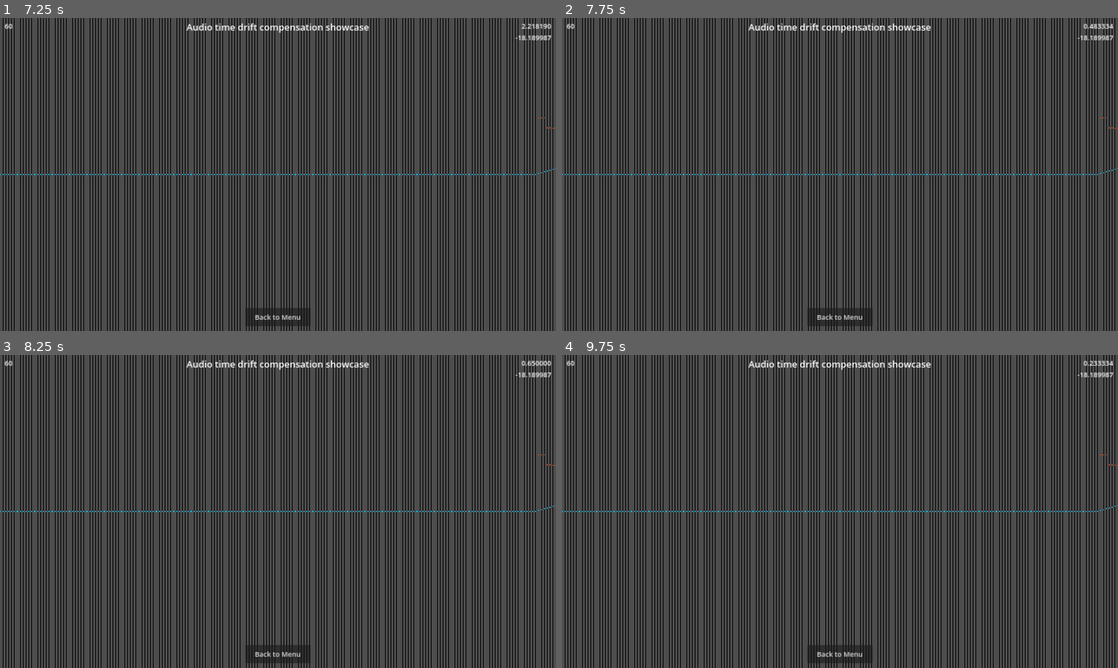
Above: before the commit, frames 1-4 (two rows, left to right).
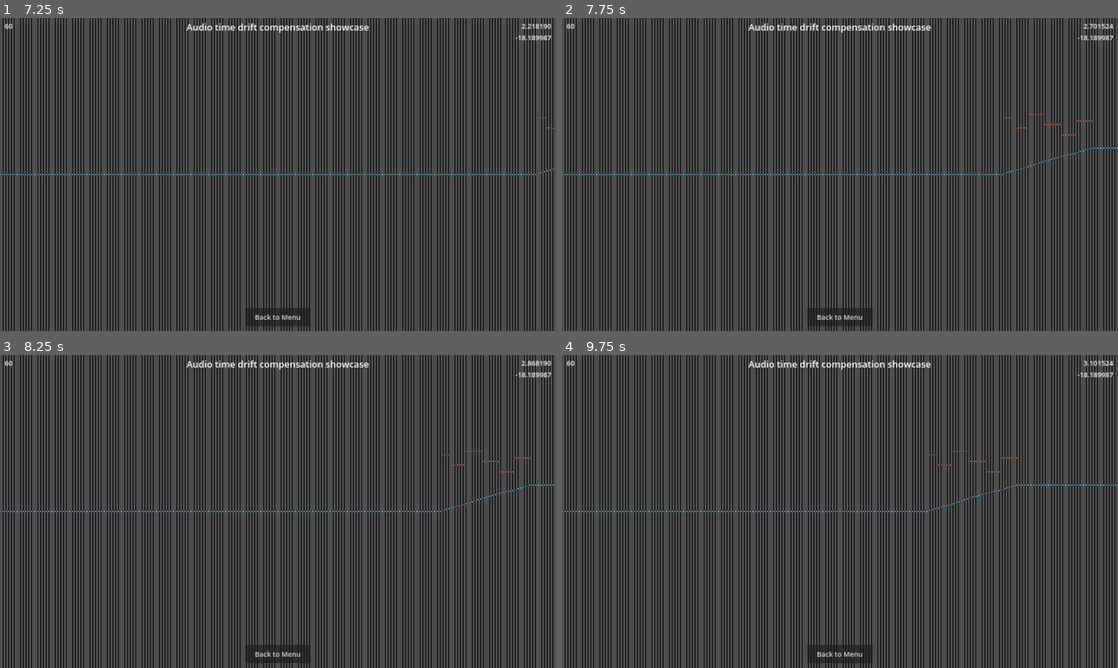
Above: after the commit, the same moments.

Repository: bonjorno7/ExampleRhythmGame
Game: Godot game, scene res://scenes/menu.tscn
The game is run twice, just before and just after one commit, with the same random seed, the same clock (stepped at 60 frames per second) and the same inputs. Sound files missing from this copy of the repository are replaced by a short silence.
Inputs:
- Up to frame 1 (7.25 s): click "Play" at 0.5 s; click "Play" at 1.25 s; click "Drift" at 2 s; click "Back to Menu" at 2.75 s; click "Drift" at 3.5 s; tap D (button_1) at 4.35 s; tap Enter at 5, 6.5 s; tap F (button_2) at 5.1 s; tap Space (pause) at 5.75 s; tap J (button_3) at 5.85 s; tap K (button_4) at 6.6 s
- Up to frame 2 (7.75 s): tap Space (pause) at 7.25 s; tap D (button_1) at 7.35 s
- Up to frame 3 (8.25 s): tap Space (pause) at 7.9 s; tap F (button_2) at 8.1 s
- Up to frame 4 (9.75 s): tap Enter at 8.75 s; tap J (button_3) at 8.85 s; tap Space (pause) at 9.5 s; tap K (button_4) at 9.6 s

Frame 1 is identical in both runs. In frame 2, 0.1% of the frame differs, in the area x 79-100%, y 1-51%; in frame 3, 0.1%; in frame 4, 0.1%, in the area x 66-100%, y 1-51%.

Commit message:
Fix MusicPlayer pause before play
If you paused the tree before the sound started playing, it would not handle things properly.
I solve this by storing the time at which we paused and comparing to the time at which we unpause.
This is only done when the sound is not playing, otherwise I still use the mix center approach.
I'm also using it for get_time_engine while paused, instead of checking whether the audio is playing in general, because engine time needs to keep changing before (in the negative) and after (to keep the visuals moving) the audio plays.
I can't just check whether the tree is paused, because the process mode could flip things.
Don't use stream_paused directly, only pause by pausing the scene tree, so it can receive the pause/unpause notifications.
For get_time_player I use not playing instead of stream_paused, because I don't want mix time affecting the output while the audio isn't playing.
Neither of these really matter, because I'm not calling these functions while the tree is paused anyway; it's there just in case.

Diff:
--- a/nodes/music_player.gd
+++ b/nodes/music_player.gd
@@ -6,6 +6,7 @@
 
 var _play_later: bool  # Start audio playback after a given delay.
 var _time_start: float  # Used to determine time relative to playback.
+var _time_pause: float  # Used to offset start time after unpausing.
 var _offset_array: PackedFloat64Array  # Rotating array of offsets.
 var _offset_index: int  # Oldest element in the array of offsets.
 var _offset_sum: float  # Sum of offsets, used to calculate average.
@@ -13,9 +14,15 @@
 
 
 func _notification(what: int) -> void:
-	if what == NOTIFICATION_UNPAUSED:
-		var mix_center := get_playback_position() + AudioServer.get_output_latency() * 0.5
-		_time_start += get_time_engine() - mix_center - get_time_offset()
+	if what == NOTIFICATION_PAUSED:
+		_time_pause = Time.get_ticks_usec() / 1_000_000.0
+
+	elif what == NOTIFICATION_UNPAUSED:
+		if playing:
+			var mix_center := get_playback_position() + AudioServer.get_output_latency() * 0.5
+			_time_start += get_time_engine() - mix_center - get_time_offset()
+		else:
+			_time_start += Time.get_ticks_usec() / 1_000_000.0 - _time_pause
 
 
 func _physics_process(_delta: float) -> void:
@@ -34,8 +41,9 @@
 
 ## Start playing at a given time, negative numbers start after a delay.
 func start(time: float = 0.0) -> void:
+	_time_pause = Time.get_ticks_usec() / 1_000_000.0
+	_time_start = _time_pause - time
 	_play_later = time < 0.0
-	_time_start = Time.get_ticks_usec() / 1_000_000.0 - time
 
 	_offset_array.clear()
 	_offset_array.resize(roundi(buffer * Engine.physics_ticks_per_second))
@@ -50,7 +58,7 @@
 ## Time relative to playback start.
 func get_time_engine() -> float:
 	if stream_paused:
-		return get_time_player() + get_time_offset()
+		return _time_pause - _time_start
 
 	return Time.get_ticks_usec() / 1_000_000.0 - _time_start
 
